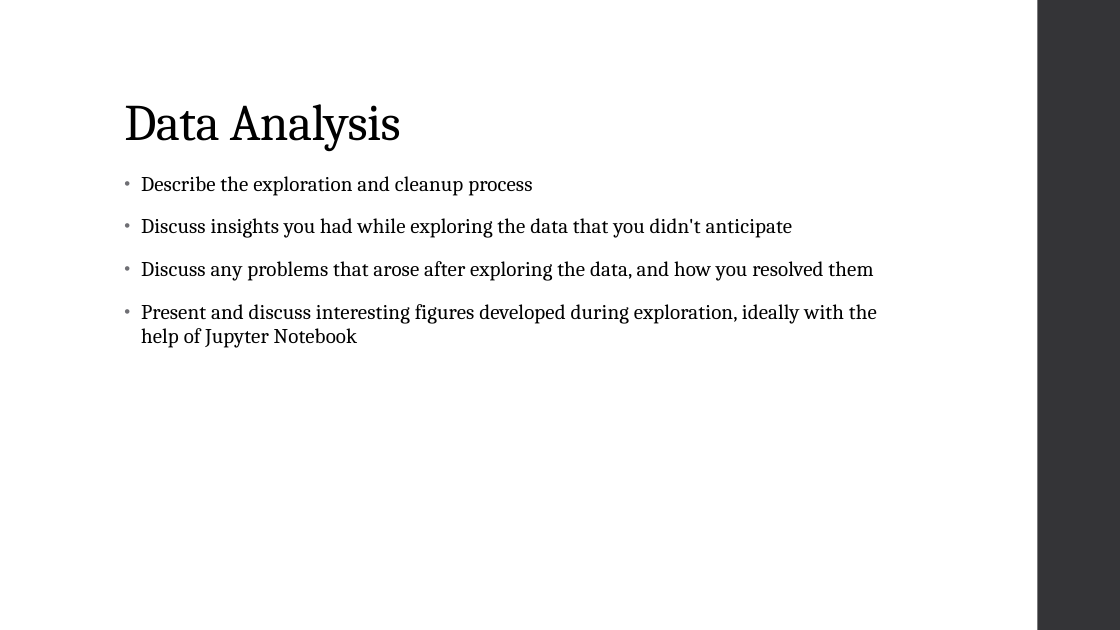
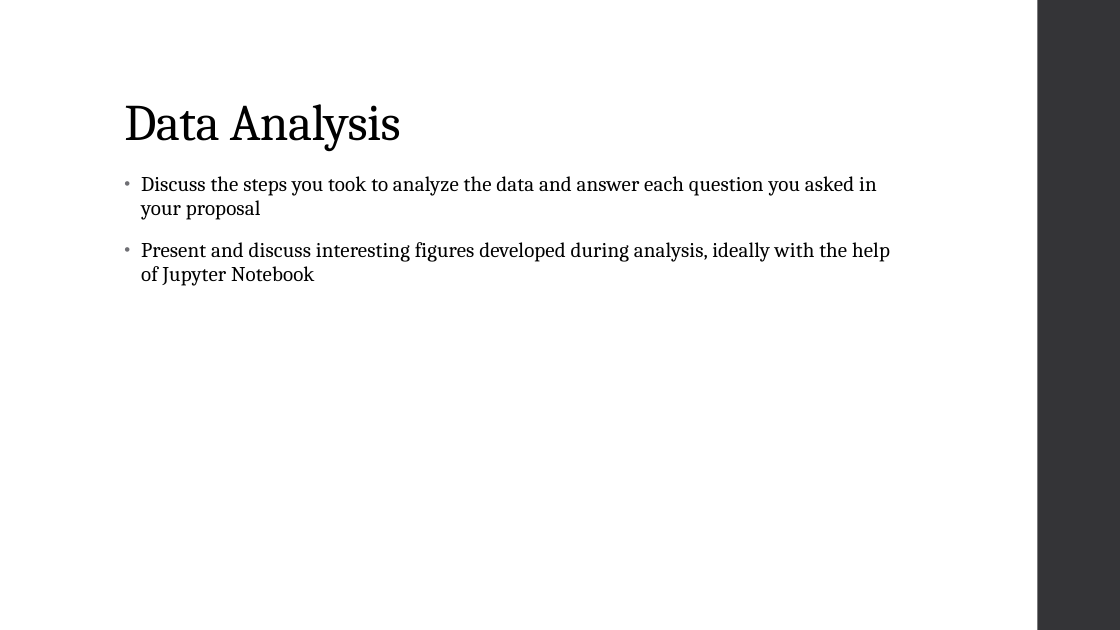
Before and after one commit to HeyMikeMarshall/DMV-HealthcarePy, a slide deck: slide 5 of DMV_Health_Care_Presentation.pptx. Drawn at 1120x630 pixels with LibreOffice and Linux fonts; fonts in the diff are those of the drawing; background and template pictures are left out. Boxes give left, top, right and bottom in pixels: in the first picture for what was removed or moved away, otherwise in the second. Text is boxed around its words. In the diff, an @@ line names an element or a change of style, - is before the commit and + after.

Commit message:
more ppt

```diff
--- a/DMV_Health_Care_Presentation.pptx
+++ b/DMV_Health_Care_Presentation.pptx
@@ text at bbox=[141, 176, 890, 286]: text changed @@
-• Describe the exploration and cleanup process
-• Discuss insights you had while exploring the data that you didn't anticipate
-• Discuss any problems that arose after exploring the data, and how you resolved them
-• Present and discuss interesting figures developed during exploration, ideally with the help of Jupyter Notebook
+• Discuss the steps you took to analyze the data and answer each question you asked in your proposal
+• Present and discuss interesting figures developed during analysis, ideally with the help of Jupyter Notebook
```
Also in this commit, not shown: 1 other slide changed, 2 slides added, 2 slides removed, 2 other files.
